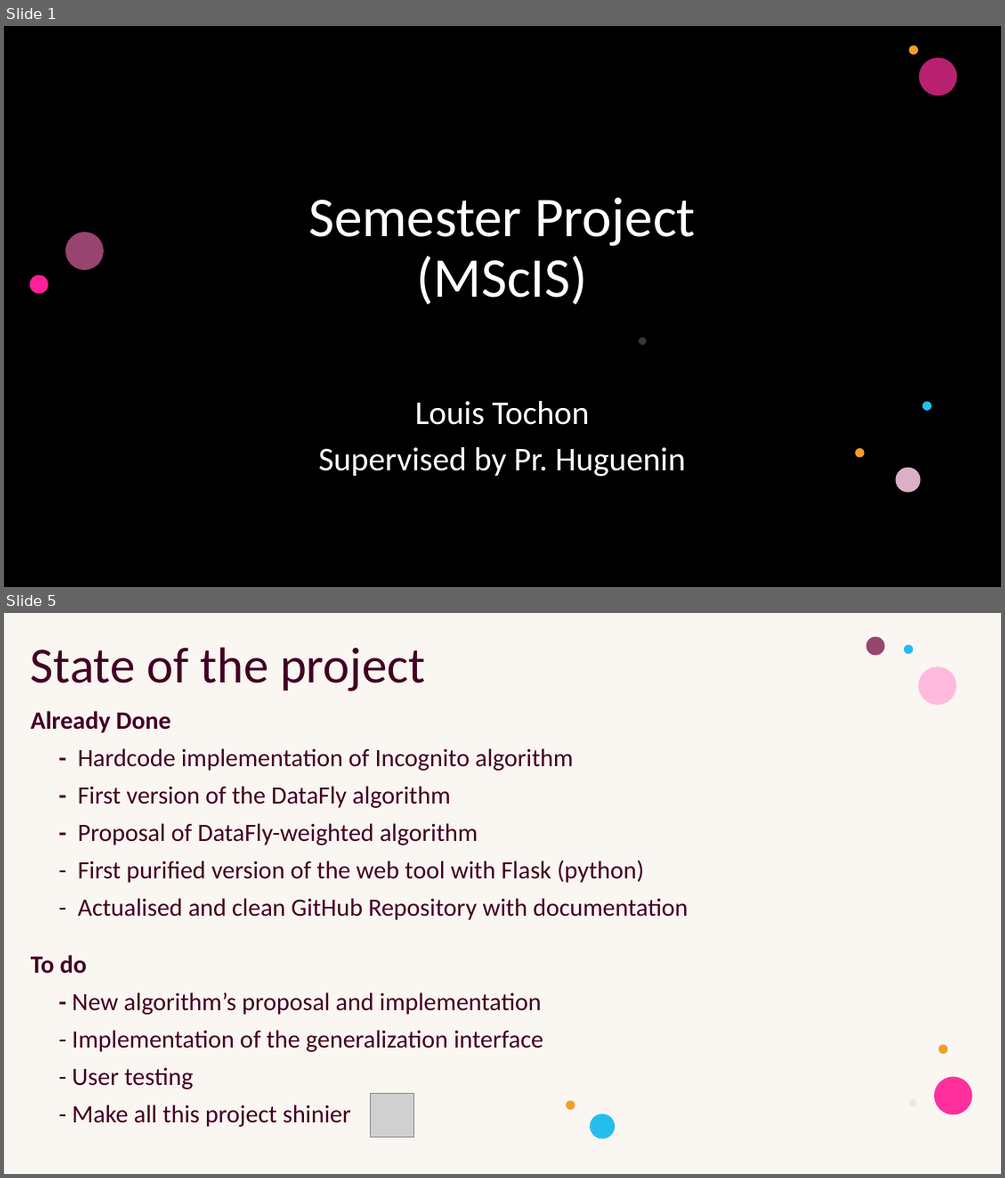
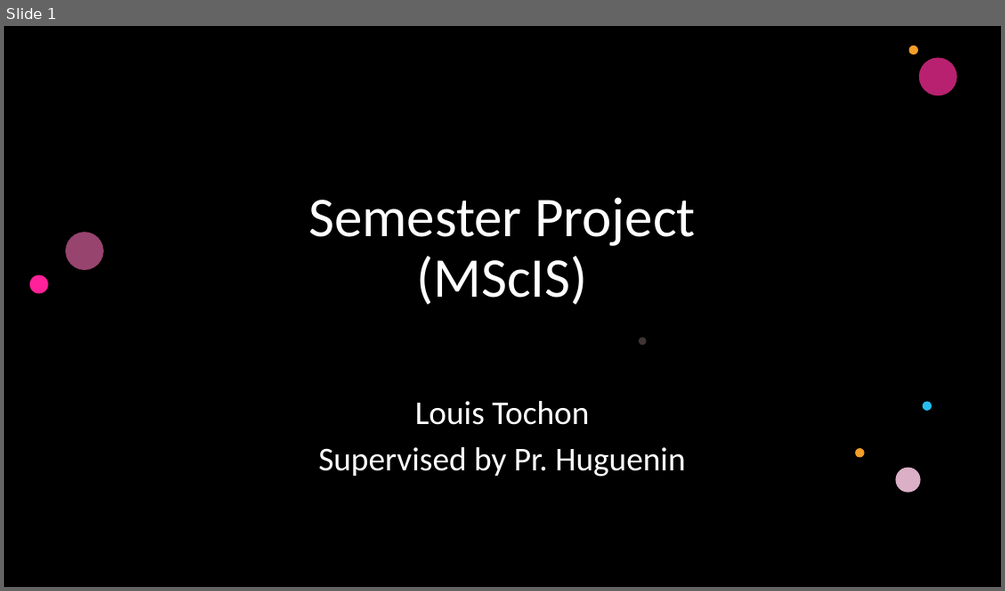
Before and after one commit to Ltochon/k-anon_tool, a slide deck: presentation/Présentation_1.pptx. Shown one above the other, each under a label of ours: slides 1 and 5 before the commit, slide 1 after it; the slides between them are not shown. The pictures are 1005x1178 and 1005x591 pixels, drawn with LibreOffice and Linux fonts; fonts in the diff are those of the drawing; grey boxes stand for pictures; background and template pictures are left out; a plain dark background stands for a picture behind light text. Boxes give left, top, right and bottom in pixels: in the first picture for what was removed or moved away, otherwise in the second. Text is boxed around its words. In the diff, an @@ line names an element or a change of style, - is before the commit and + after.

```diff
--- a/presentation/Présentation_1.pptx
+++ b/presentation/Présentation_1.pptx
@@ slide 5 removed at (4,613,1001,1174), background #FFFFFF; not listed: 4 template elements that a slide beside it also shows @@
@@ rectangle removed at (4,613,1001,1174) @@
@@ rectangle removed at (4,613,1001,1174) @@
@@ title removed at (31,647,425,691) @@
-State of the project
@@ subtitle removed at (31,711,688,1127) @@
-Already Done
-- Hardcode implementation of Incognito algorithm
-- First version of the DataFly algorithm
-- Proposal of DataFly-weighted algorithm
-- First purified version of the web tool with Flask (python)
-- Actualised and clean GitHub Repository with documentation
-To do
-- New algorithm’s proposal and implementation
-- Implementation of the generalization interface
-- User testing
-- Make all this project shinier
@@ picture removed at (370,1093,413,1136) @@
@@ group removed at (566,637,972,1139): 8 ellipses @@
```
Also in this commit, not shown: 3 slides changed, 4 slides added, 1 other slide removed, 5 other files.
